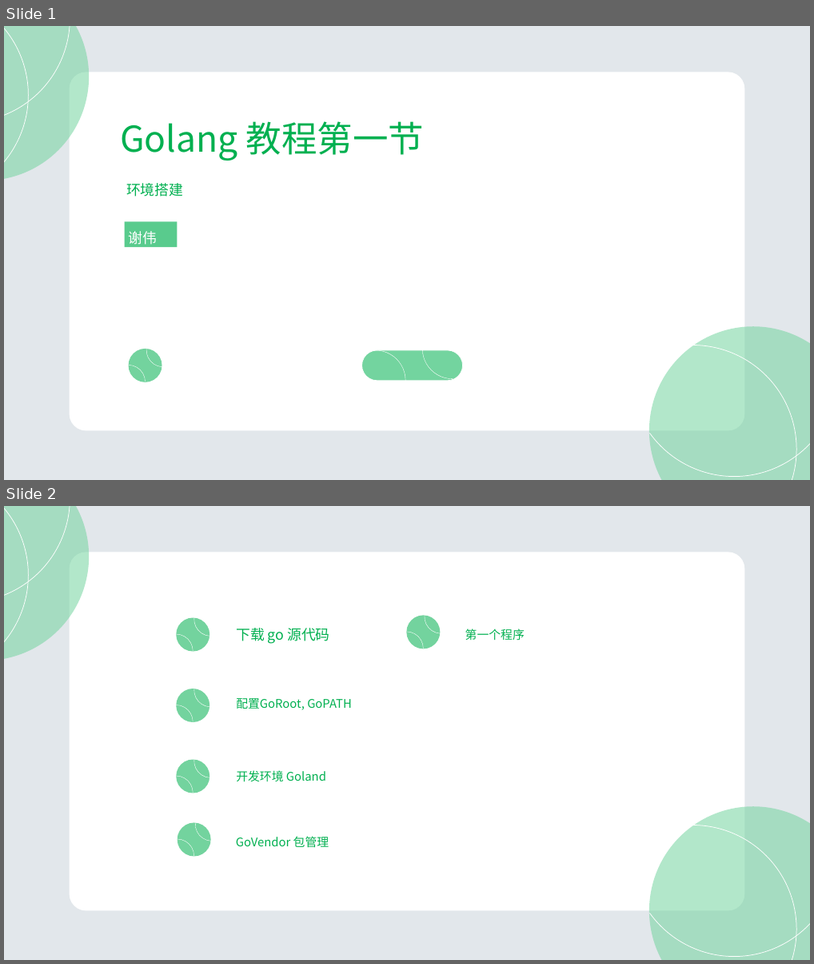
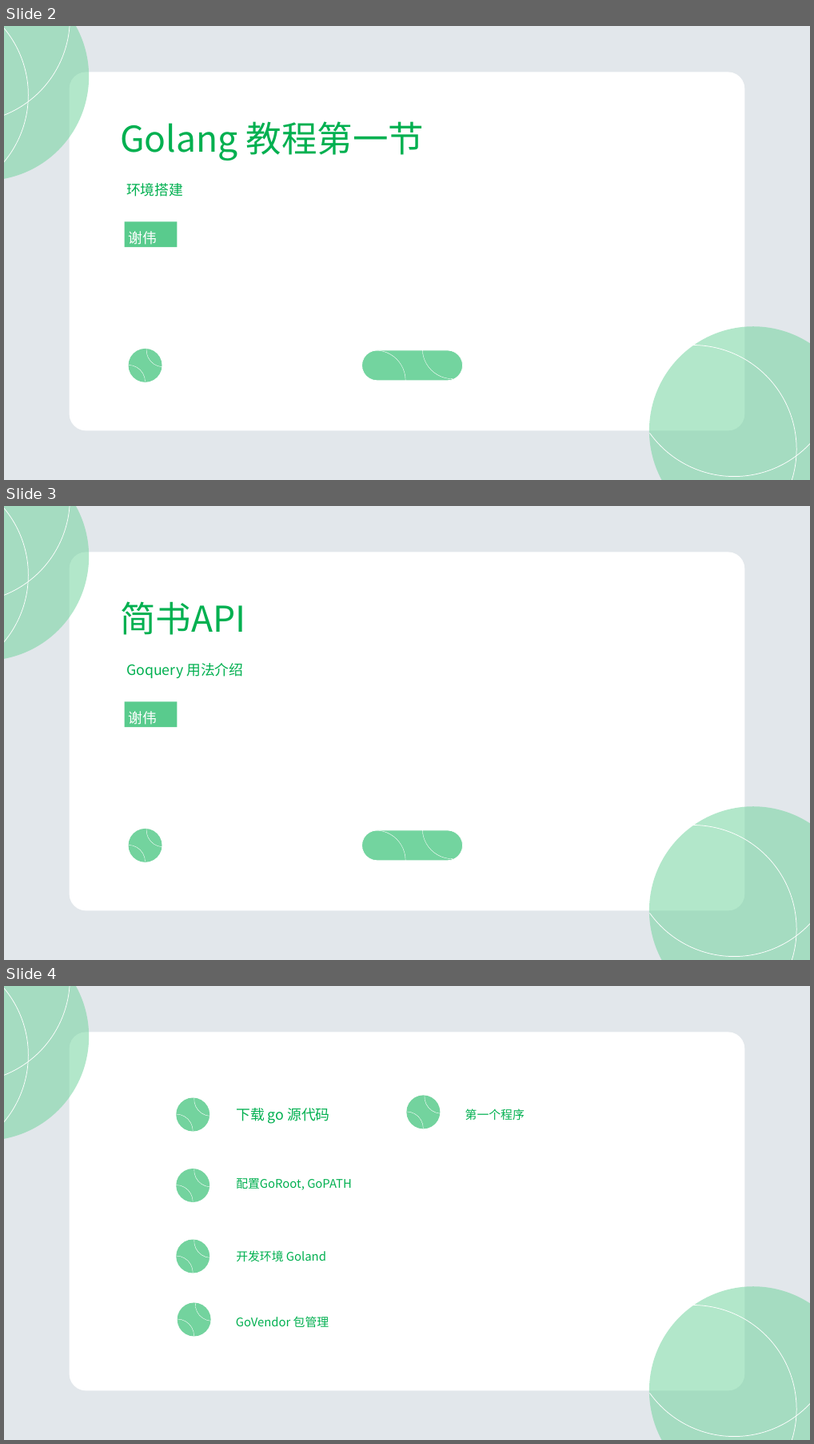
Before and after one commit to XieWeiXie/Gopher-By-Example, a slide deck: PowerPoint/00-02.pptx. Shown one above the other, each under a label of ours: slides 1 and 2 before the commit, slides 2, 3 and 4 after it. The pictures are 814x964 and 814x1444 pixels, drawn with LibreOffice and Linux fonts; fonts in the diff are those of the drawing. Boxes give left, top, right and bottom in pixels: in the first picture for what was removed or moved away, otherwise in the second. Text is boxed around its words. In the diff, an @@ line names an element or a change of style, - is before the commit and + after.

```diff
--- a/PowerPoint/00-02.pptx
+++ b/PowerPoint/00-02.pptx
@@ slide 3 added at [4, 506, 810, 960], background #E2E7EB @@
@@ ellipse added at [4, 506, 90, 660], fill #73D49F at 55% opacity @@
@@ arc (boxed as its full ellipse) added at [4, 506, 28, 679], outline #FFFFFF 1 pt @@
@@ arc (boxed as its full ellipse) added at [4, 506, 70, 602], outline #FFFFFF 1 pt @@
@@ rounded rectangle added at [70, 552, 745, 911], fill #FFFFFF @@
@@ text added at [120, 601, 246, 635], 60 pt, text #00B050 @@
+简书API
@@ text added at [126, 663, 243, 678], 24 pt, text #00B050 @@
+Goquery 用法介绍
@@ rectangle added at [124, 701, 177, 727], fill #00B050 at 65% opacity, 24 pt, text #FFFFFF @@
+谢伟
@@ arc (boxed as its full ellipse) added at [630, 748, 810, 956], outline #FFFFFF 1 pt @@
@@ arc (boxed as its full ellipse) added at [146, 812, 182, 848], outline #FFFFFF 0.5 pt @@
@@ arc (boxed as its full ellipse) added at [422, 798, 483, 859], outline #FFFFFF 0.5 pt @@
@@ ellipse added at [650, 806, 810, 960], fill #73D49F at 55% opacity @@
@@ ellipse added at [129, 828, 162, 862], fill #00B050 at 55% opacity @@
@@ arc (boxed as its full ellipse) added at [346, 830, 406, 891], outline #FFFFFF 0.5 pt @@
@@ rounded rectangle added at [362, 830, 462, 860], fill #73D49F, outline #FFFFFF 1 pt @@
@@ arc (boxed as its full ellipse) added at [589, 824, 797, 960], outline #FFFFFF 1 pt @@
@@ arc (boxed as its full ellipse) added at [111, 844, 146, 879], outline #FFFFFF 0.5 pt @@
@@ what was slide 1 is now slide 2 @@
@@ what was slide 2 is now slide 4 @@
```
Also in this commit, not shown: 1 other slide added, 25 other files.
